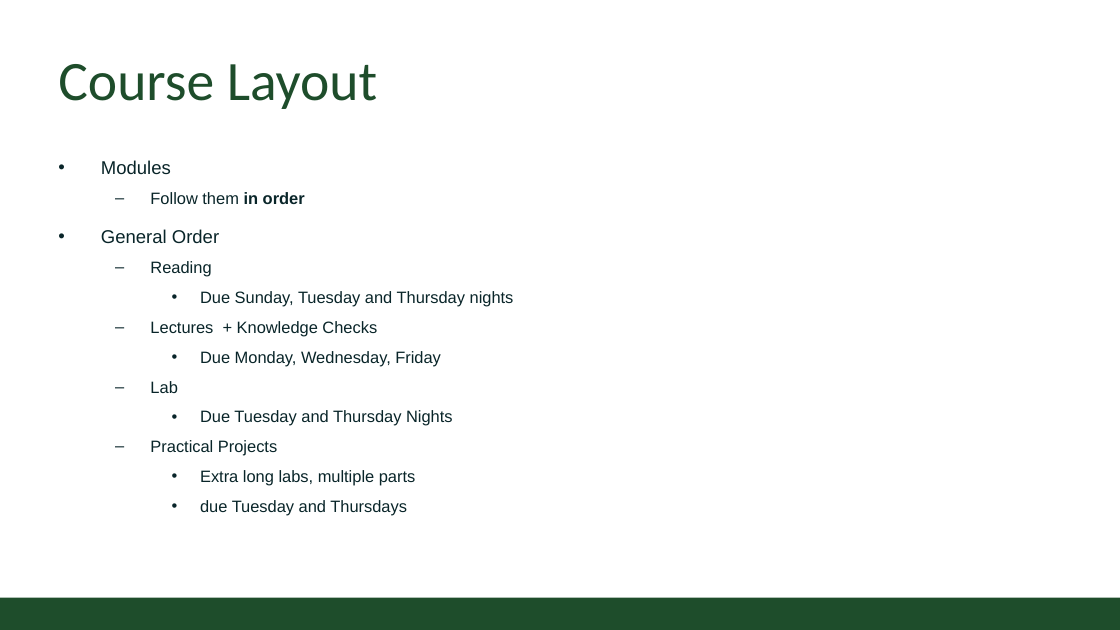
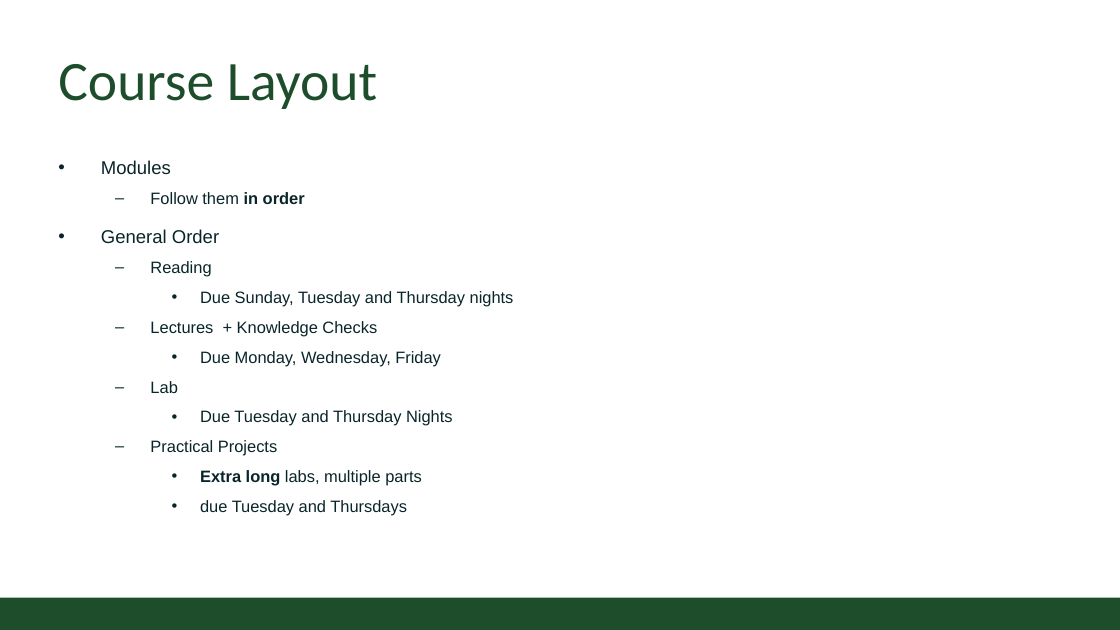
Before and after one commit to CSU-CompSci-CS163-4/Handouts, a slide deck: slide 3 of help session/week1/gold_format.pptx. Drawn at 1120x630 pixels with LibreOffice and Linux fonts; fonts in the diff are those of the drawing; background and template pictures are left out. Boxes give left, top, right and bottom in pixels: in the first picture for what was removed or moved away, otherwise in the second. Text is boxed around its words. In the diff, an @@ line names an element or a change of style, - is before the commit and + after.

```diff
--- a/help session/week1/gold_format.pptx
+++ b/help session/week1/gold_format.pptx
@@ text at [200,470,422,486]: bold on in "Extra long" @@
```
Also in this commit, not shown: 8 other slides changed, 1 slide removed.
